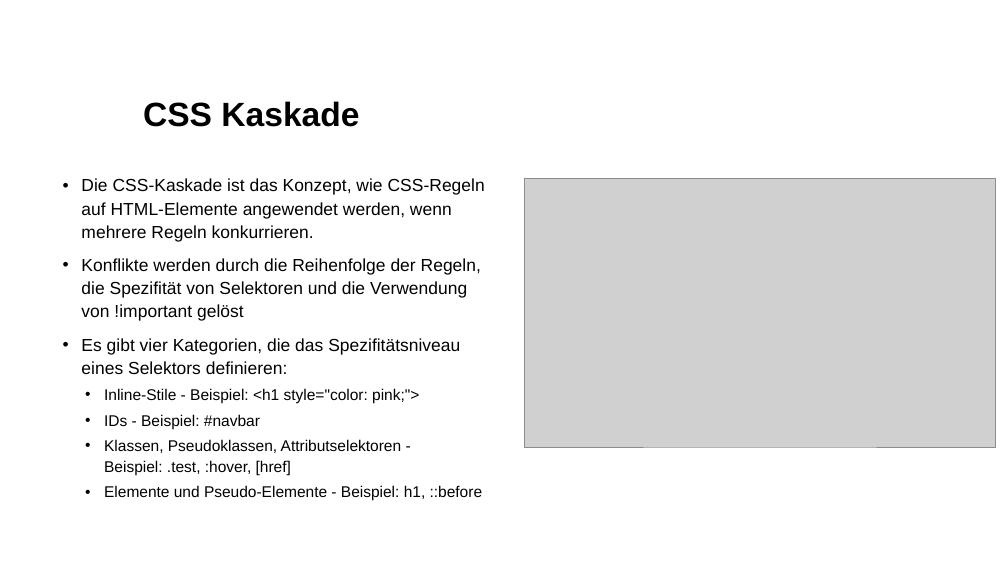
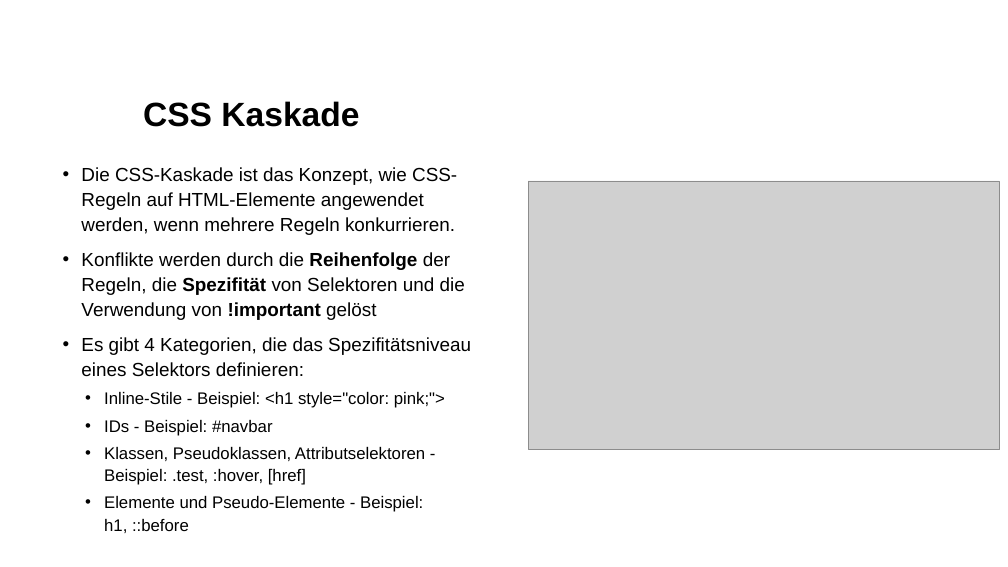
Before and after one commit to kodo89/Webentwicklung_23_24, a slide deck: slide 13 of 3. CSS/Slides/CSS Grundlagen 2.pptx (slide 12 before the commit). Drawn at 1008x567 pixels with LibreOffice and Linux fonts; fonts in the diff are those of the drawing; grey boxes stand for pictures; background and template pictures are left out. Boxes give left, top, right and bottom in pixels: in the first picture for what was removed or moved away, otherwise in the second. Text is boxed around its words. In the diff, an @@ line names an element or a change of style, - is before the commit and + after.

```diff
--- a/3. CSS/Slides/CSS Grundlagen 2.pptx
+++ b/3. CSS/Slides/CSS Grundlagen 2.pptx
@@ text "Die CSS-Kaskade ist das Konzept, ...": place and size @@
-text "Die CSS-Kaskade ist das Konzept, ..." at (81, 178, 485, 501)
+text "Die CSS-Kaskade ist das Konzept, ..." at (81, 167, 471, 533)
@@ text at (81, 167, 465, 533): size 16.6 to 18 pt in "Die CSS-Kaskade ist das Konzept, wie CSS-Regeln ...", "Konflikte werden durch die Reihenfolge der Regeln, ..."; bold on in "Reihenfolge Spezifität !important"; size 14.8 to 16 pt in "Inline-Stile - Beispiel: <h1 style="color: pink;">", "IDs - Beispiel: #navbar", "Klassen, Pseudoklassen, Attributselektoren - Beispiel: .test ...", "Elemente und Pseudo-Elemente - Beispiel: h1, ::before" @@
@@ picture: place and size @@
-picture at (525, 179, 996, 448)
+picture at (529, 181, 1000, 449)
@@ text at (81, 337, 471, 377): text changed; size 16.6 to 18 pt @@
-• Es gibt vier Kategorien, die das Spezifitätsniveau eines Selektors definieren:
+• Es gibt 4 Kategorien, die das Spezifitätsniveau eines Selektors definieren:
```
Also in this commit, not shown: 6 other slides changed, 15 slides added, 15 other files.
